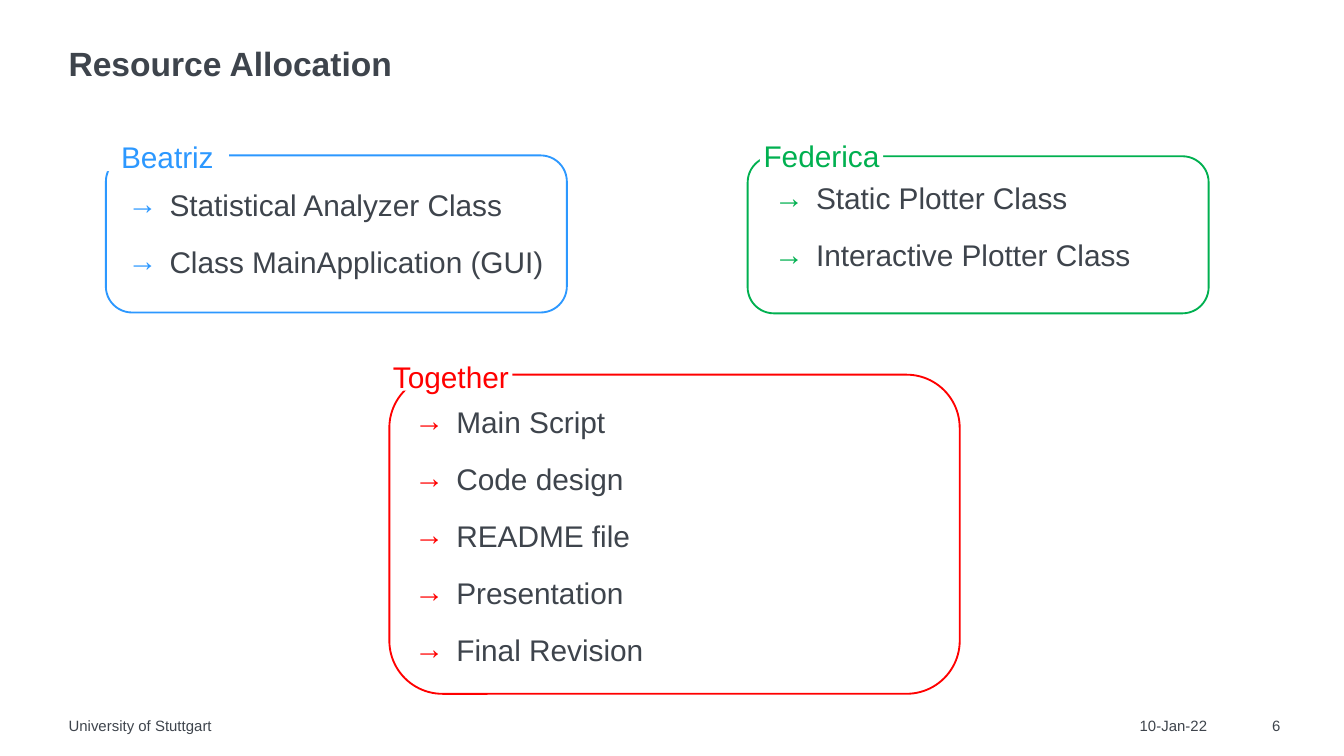
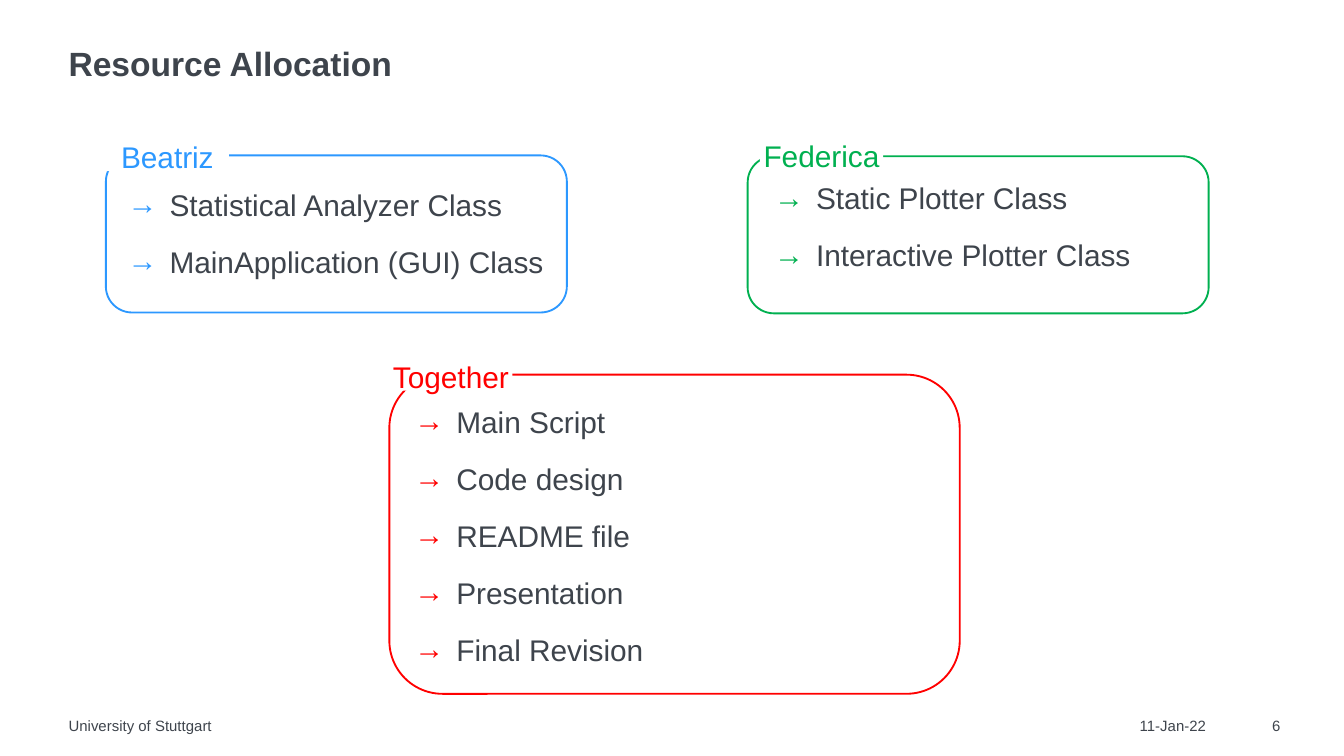
Before and after one commit to federicascolari8/PythonProject, a slide deck: slide 6 of First_Presentation.pptx. Drawn at 1344x756 pixels with LibreOffice and Linux fonts; fonts in the diff are those of the drawing. Boxes give left, top, right and bottom in pixels: in the first picture for what was removed or moved away, otherwise in the second. Text is boxed around its words. In the diff, an @@ line names an element or a change of style, - is before the commit and + after.

Commit message:
Resource Allocation

```diff
--- a/First_Presentation.pptx
+++ b/First_Presentation.pptx
@@ text at box(170, 251, 543, 278): text changed @@
-→ Class MainApplication (GUI)
+→ MainApplication (GUI) Class
@@ text at box(1140, 720, 1206, 731): text changed @@
-10-Jan-22
+11-Jan-22
```
Also in this commit, not shown: 4 other slides changed.
